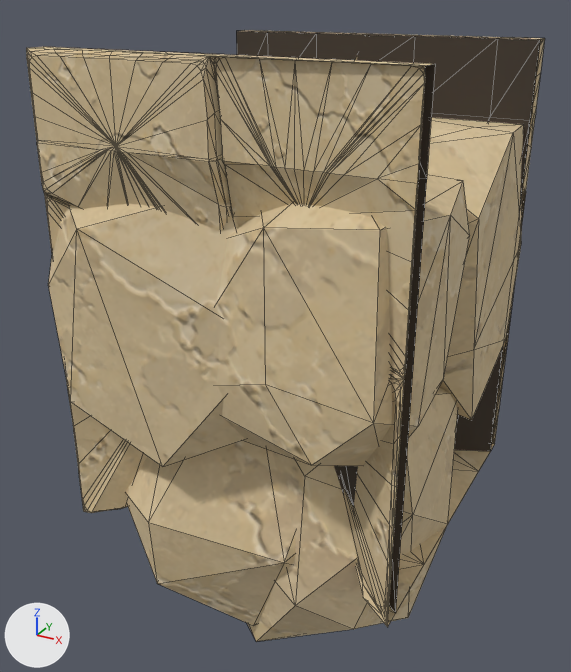
The glTF model assets/custom/models/ground_modules/ground_bottom_square_strip_04.glb: old version first, new version second.
One viewpoint serves both versions: a 50 mm camera at (1.51, -1.47, 1.13) aimed at (0.43, 0.51, 0.14). Every picture has the same lights, and +X, +Y and +Z are marked at lower left. The older version comes first. Mesh edges are drawn as thin lines. Vertices at exactly the same position are counted once.

Before the edit, the objects in view are built like this:
```python
me_groundbottomsquarestrip04_bodymesh = bpy.data.meshes.new('GroundBottomSquareStrip04_BodyMesh')
me_groundbottomsquarestrip04_bodymesh.from_pydata(...)  # 1020 vertices, 1926 faces; spans x 0.0..1.0, y -0.04..1.04, z -0.93..1.0
me_groundbottomsquarestrip04_bodymesh.materials.append(mat_sandstone_plate_1_003)
me_groundbottomsquarestrip04_bodymesh.materials.append(mat_sandstone_plate_2_003)
me_groundbottomsquarestrip04_bodymesh.materials.append(mat_sandstone_plate_3_003)
me_groundbottomsquarestrip04_bodymesh.materials.append(mat_sandstone_plate_4_003)
me_groundbottomsquarestrip04_bodymesh.materials.append(mat_sandstone_plate_9_003)
me_groundbottomsquarestrip04_bodymesh.materials.append(mat_sandstone_plate_10_003)
me_groundbottomsquarestrip04_bodymesh.materials.append(mat_sandstone_plate_11_003)
me_groundbottomsquarestrip04_bodymesh.materials.append(mat_sandstone_plate_12_003)
me_groundbottomsquarestrip04_bodymesh.materials.append(mat_sandstone_plate_16_001)
me_groundbottomsquarestrip04_bodymesh.materials.append(mat_groundmodulerecess)  # brown #453c32
ob_groundbottomsquarestrip04_body = bpy.data.objects.new('GroundBottomSquareStrip04_Body', me_groundbottomsquarestrip04_bodymesh)
ob_groundbottomsquarestrip04_body.location = (0.0, 0.0, 0.0)
```
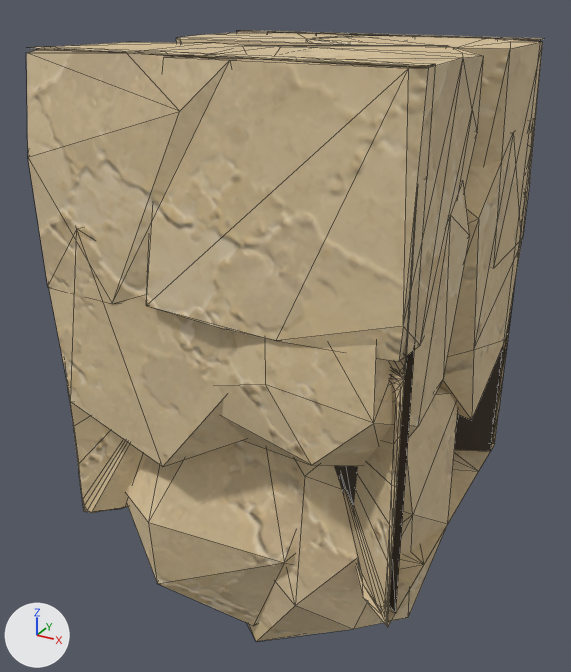
Location of each change, [x1, y1, x2, y2] in pixels of the pictures (571 x 672 px):
'GroundBottomSquareStrip04_Body', reshaped
    before: [26, 30, 545, 642]
    after: [27, 30, 544, 642]
part 1 of me_groundbottomsquarestrip04_bodymesh, added (beige)
    after: [146, 46, 484, 362]
part 2 of me_groundbottomsquarestrip04_bodymesh, added (beige)
    after: [27, 42, 275, 304]
part 3 of me_groundbottomsquarestrip04_bodymesh, added (brown)
    after: [306, 36, 543, 239]
part 4 of me_groundbottomsquarestrip04_bodymesh, built on (beige)
    before: [26, 48, 425, 212]
part 5 of me_groundbottomsquarestrip04_bodymesh, built on (mostly hidden before)
    before: [355, 38, 545, 140]
    after: [176, 32, 361, 46]

The change, as a list of edits to the scene's bpy script:
```text
Change me_groundbottomsquarestrip04_bodymesh:
    used by ob_groundbottomsquarestrip04_body; location = (0.0, 0.0, 0.0)
    remove me_groundbottomsquarestrip04_bodymesh.from_pydata(...)  # 1020 vertices, 1926 faces; spans x 0.0..1.0, y -0.04..1.04, z -0.93..1.0
    add me_groundbottomsquarestrip04_bodymesh.from_pydata(...)  # 958 vertices, 1712 faces; spans x 0.0..1.0, y -0.04..1.04, z -0.93..1.0
    me_groundbottomsquarestrip04_bodymesh part 1: a new loose piece of 26 vertices spanning x 0.34..1.0, y -0.04..0.59, z 0.4..1.0, in mat_sandstone_plate_16_001
    me_groundbottomsquarestrip04_bodymesh part 2: a new loose piece of 25 vertices spanning x 0.0..0.7, y -0.04..0.55, z 0.4..1.0, in mat_sandstone_plate_16_001
    me_groundbottomsquarestrip04_bodymesh part 3: a new loose piece of 25 vertices spanning x 0.33..1.0, y 0.52..1.04, z 0.4..1.0, in mat_sandstone_plate_16_001
    me_groundbottomsquarestrip04_bodymesh part 4
    83 vertices are removed from x 0.0..1.0, y -0.02..0.07, z 0.78..1.0
    247 faces are deleted
    2 vertices move within x 0.25, y -0.01, z 0.78
    17 new faces join them, mat_sandstone_plate_3_003
    28 new faces join them, mat_sandstone_plate_4_003
    me_groundbottomsquarestrip04_bodymesh part 5
    81 vertices are removed from x 0.0..1.0, y 0.93..1.0, z 0.81..1.0
    228 faces are deleted
    6 vertices move within x 0.2..0.63, y 0.97..0.99, z 0.78
    26 vertices are added at x 0.0..0.77, y 0.47..1.04, z 0.4..1.0
    13 new faces join them, mat_sandstone_plate_11_003
    13 new faces join them, mat_sandstone_plate_12_003
    50 new faces join them, mat_sandstone_plate_16_001
```
